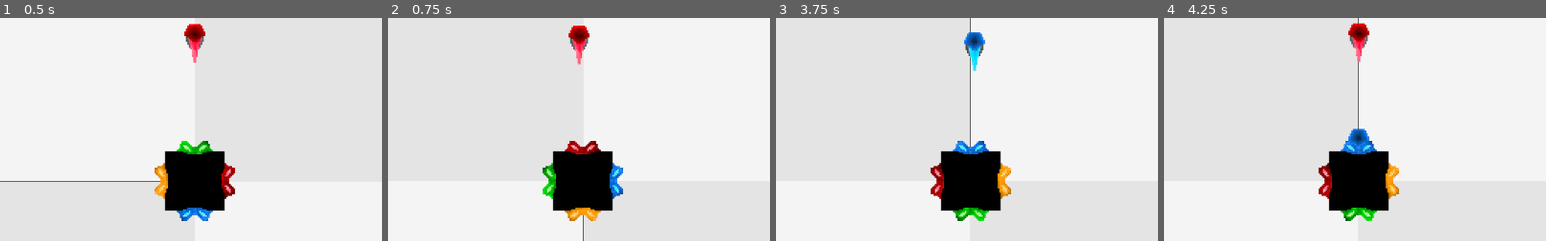
Above: before the commit, frames 1-4 (left to right).
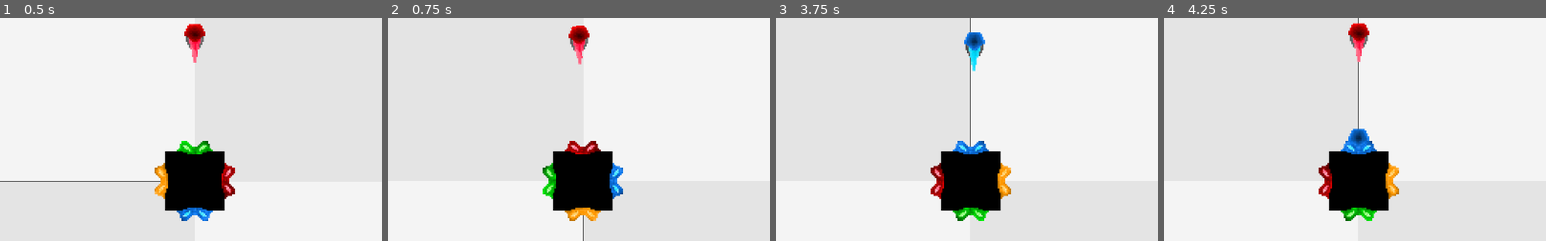
Above: after the commit, the same moments.

Repository: KeatonMueller/polymonous
Game: Godot game, scene res://Scenes/Main/MainScene.tscn
Same seed, same stepped clock (60 frames per second), same inputs: the game is played once before the commit and once after it.
Inputs:
- Up to frame 1 (0.5 s): no input
- Up to frame 2 (0.75 s): tap Enter (new_game) at 0.5 s; hold Right (rot_right) from 0.53 s (still down); tap S (drop) at 0.6 s
- Up to frame 3 (3.75 s): tap Space at 1.25 s; release Right (rot_right) at 1.28 s; hold Left (rot_left) 1.28-2.03 s; tap Enter (new_game) at 1.35, 2.85, 3.5 s; hold Right (rot_right) 2.03-3.53 s; tap S (drop) at 2.1, 3.6 s; hold Left (rot_left) from 3.53 s (still down)
- Up to frame 4 (4.25 s): keep holding Left (rot_left)
The pictures show only the part of the screen within x 24-74%, y 13-63%; the shares and areas given below are measured in that part.

Frame 1 is identical in both runs. In frame 2, less than 0.1% of the frame differs, in the area x 47-52%, y 3-21%; in frame 3, less than 0.1%; in frame 4, nothing differs.

Commit message:
remove redundant tween

Diff:
--- a/Scenes/Box/Fragment.gd
+++ b/Scenes/Box/Fragment.gd
@@ -72,17 +72,6 @@
 func tween_rotation(tw: Tween, rot_dir: int):
 	# NOTE: caller must trigger tw.start()
 	tweening = true
-	var frag_rot = Utils.round(rotation)
-	var next_frag_rot = main.adjacent[rot_dir][frag_rot]
-	main._discard = tw.interpolate_property(
-		self,
-		"rotation",
-		rotation,
-		next_frag_rot,
-		C.ROT_SPEED,
-		Tween.TRANS_SINE,
-		Tween.EASE_IN_OUT
-	)
 	var th = Utils.round(theta_calc)
 	var next_th = main.adjacent[rot_dir][th]
 	main._discard = tw.interpolate_property(
@@ -95,20 +84,14 @@
 		Tween.EASE_IN_OUT
 	)
 
-func end_tween():
+func end_tween(dir: int):
 	tweening = false
-
-func wrap_theta():
+	# wrap theta to keep it in [0, 2PI]
 	var th = Utils.round(theta_calc)
 	if main.wrap.has(th):
 		theta_calc = main.wrap[th]
+		rotation = main.wrap[th]
 
-func wrap_rotation():
-	var rot = Utils.round(rotation)
-	if main.wrap.has(rot):
-		rotation = main.wrap[rot]
-
-func play_anim(dir: int):
 	# trigger ending animation
 	if dir == C.DIRECTION[C.ACTION.Left]:
 		anim.play("sway_left")
--- a/Scenes/Main/MainScene.gd
+++ b/Scenes/Main/MainScene.gd
@@ -244,11 +244,8 @@
 	last_dir = rot_dir
 
 func _on_Tween_tween_completed(object, key):
-	if object == curr_fragment and key == ":rotation":
-		curr_fragment.wrap_rotation()
-	elif object == curr_fragment and key == ":theta_calc":
-		curr_fragment.wrap_theta()
-		curr_fragment.play_anim(last_dir)
+	if object == curr_fragment and key == ":theta_calc":
+		curr_fragment.end_tween(last_dir)
 	elif object == cam and key == ":rotation":
 		# wrap rotation if outside of [0, 2PI]
 		var rot = Utils.round(cam.rotation)
@@ -257,6 +254,5 @@
 
 func _on_Tween_tween_all_completed():
 	# set all tweening to false
-	curr_fragment.end_tween()
 	tweening = false
 	resetting = false
